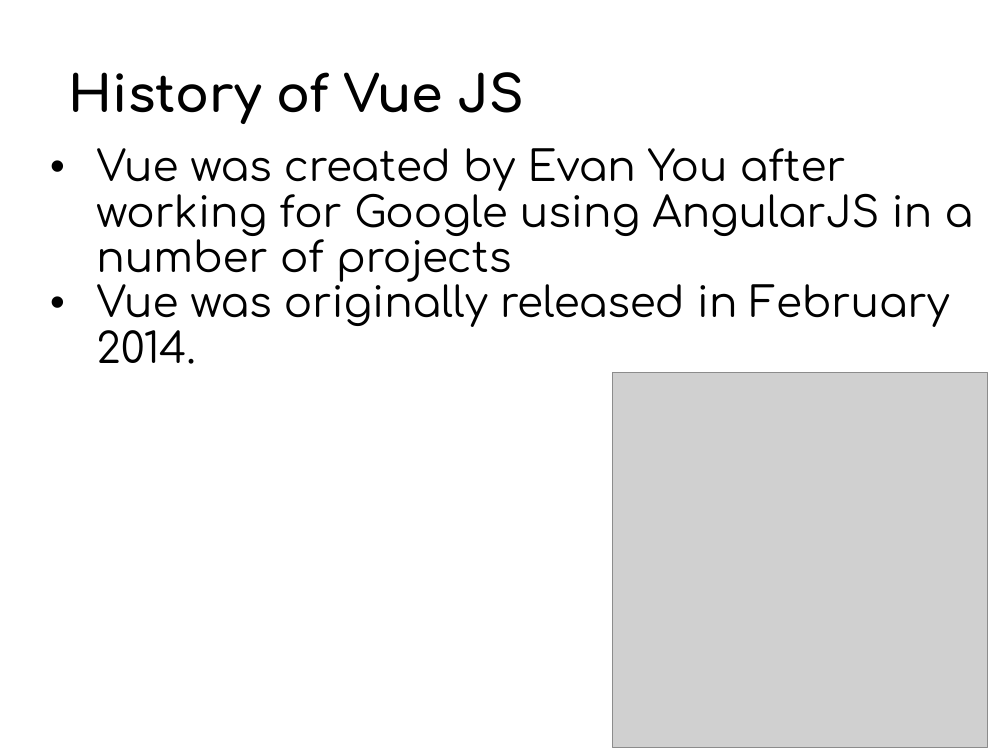
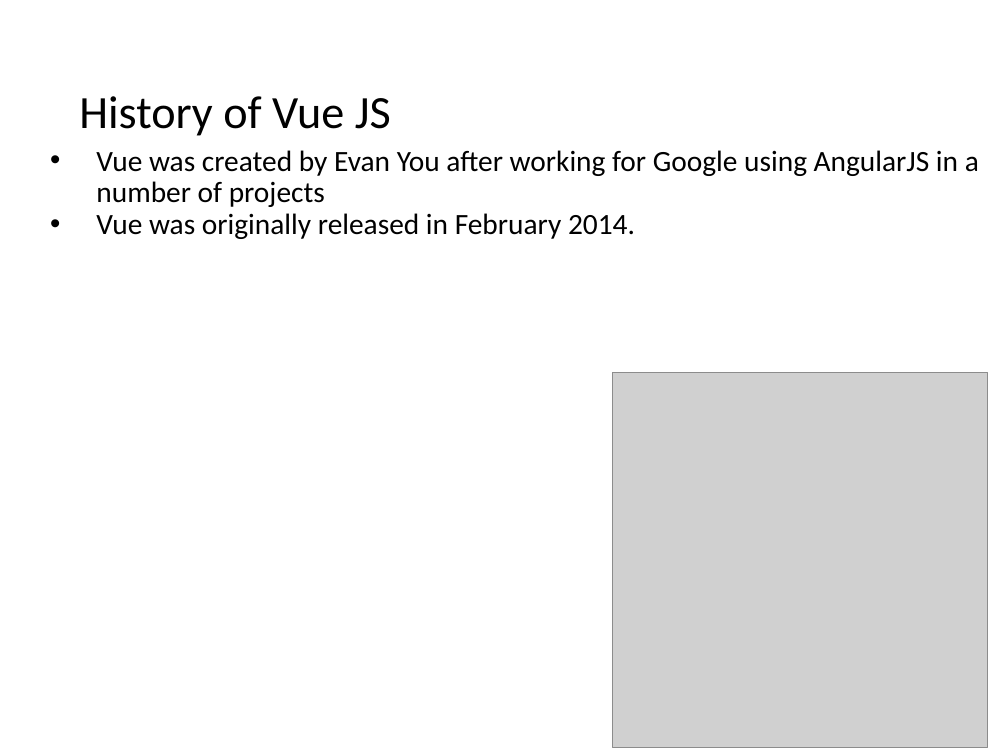
Before and after one commit to auzadventure/vue-beginner, a slide deck: slide 12 of SG - Lionel - Vue.js Essential Training - v2.pptx (slide 11 before the commit). Drawn at 1008x756 pixels with LibreOffice and Linux fonts; fonts in the diff are those of the drawing; grey boxes stand for pictures. Boxes give left, top, right and bottom in pixels: in the first picture for what was removed or moved away, otherwise in the second. Text is boxed around its words. In the diff, an @@ line names an element or a change of style, - is before the commit and + after.

```diff
--- a/SG - Lionel - Vue.js Essential Training - v2.pptx
+++ b/SG - Lionel - Vue.js Essential Training - v2.pptx
@@ title "History of Vue JS": place and size @@
-title "History of Vue JS" at [69,72,524,124]
+title "History of Vue JS" at [79,96,391,136]
@@ title "History of Vue JS" at [79,96,391,136]: size 36 to 33 pt, font Comfortaa to Calibri, bold off @@
@@ text "Vue was created by Evan ..." at [96,150,979,239]: size 30 to 21 pt, font Comfortaa to Calibri @@
```
Also in this commit, not shown: 85 other slides changed, 1 slide added, 5 other files.
